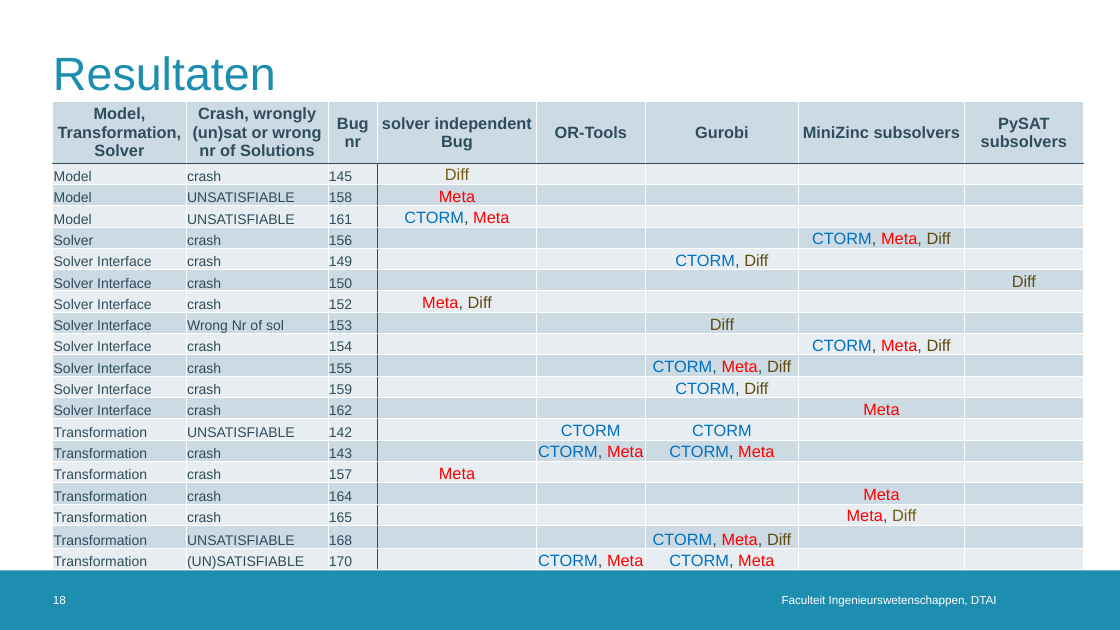
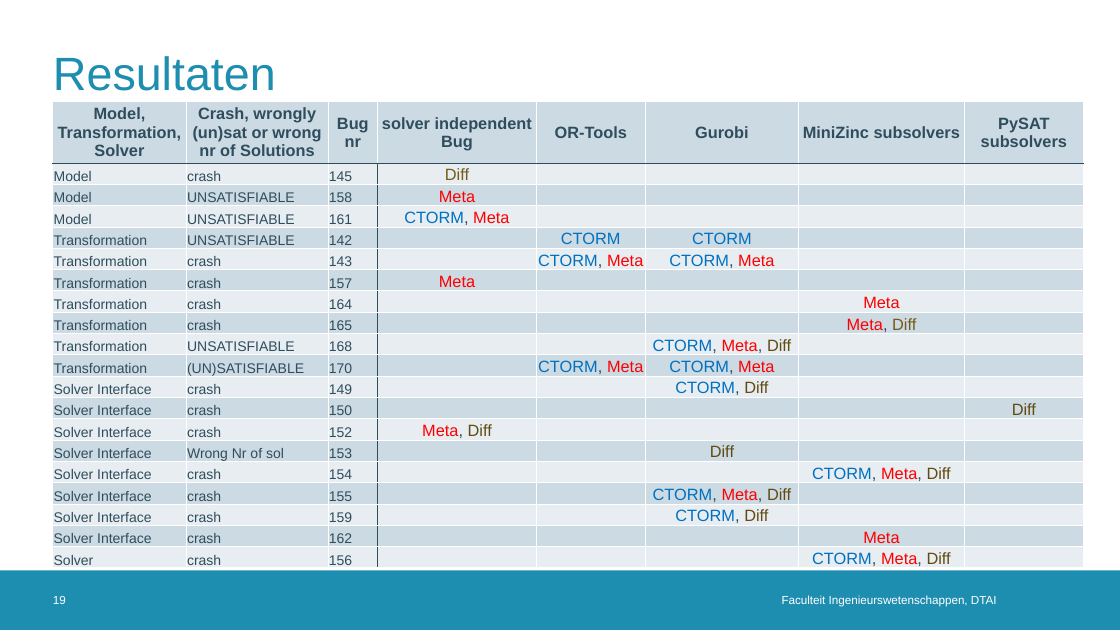
Before and after one commit to rubenkindt/Masterproef-paper-RubenKindt, a slide deck: slide 19 of Milestones/M10 defence/M10.pptx (slide 18 before the commit). Drawn at 1120x630 pixels with LibreOffice and Linux fonts; fonts in the diff are those of the drawing; background and template pictures are left out. Boxes give left, top, right and bottom in pixels: in the first picture for what was removed or moved away, otherwise in the second. Text is boxed around its words. In the diff, an @@ line names an element or a change of style, - is before the commit and + after.

Commit message:
updated presentation

```diff
--- a/Milestones/M10 defence/M10.pptx
+++ b/Milestones/M10 defence/M10.pptx
@@ table at bbox=[53, 101, 1084, 570] @@
-row 5: Solver | crash | 156 |  |  |  | CTORM, Meta, Diff | 
+row 5: Transformation | UNSATISFIABLE | 142 |  | CTORM | CTORM |  | 
+row 6: Transformation | crash | 143 |  | CTORM, Meta | CTORM, Meta |  | 
+row 7: Transformation | crash | 157 | Meta |  |  |  | 
+row 8: Transformation | crash | 164 |  |  |  | Meta | 
+row 9: Transformation | crash | 165 |  |  |  | Meta, Diff | 
+row 10: Transformation | UNSATISFIABLE | 168 |  |  | CTORM, Meta, Diff |  | 
+row 11: Transformation | (UN)SATISFIABLE | 170 |  | CTORM, Meta | CTORM, Meta |  | 
-row 14: Transformation | UNSATISFIABLE | 142 |  | CTORM | CTORM |  | 
-row 15: Transformation | crash | 143 |  | CTORM, Meta | CTORM, Meta |  | 
-row 16: Transformation | crash | 157 | Meta |  |  |  | 
-row 17: Transformation | crash | 164 |  |  |  | Meta | 
-row 18: Transformation | crash | 165 |  |  |  | Meta, Diff | 
-row 19: Transformation | UNSATISFIABLE | 168 |  |  | CTORM, Meta, Diff |  | 
-row 20: Transformation | (UN)SATISFIABLE | 170 |  | CTORM, Meta | CTORM, Meta |  | 
+row 20: Solver | crash | 156 |  |  |  | CTORM, Meta, Diff | 
```
Also in this commit, not shown: 9 other slides changed, 1 slide added, 1 slide removed, 5 other files.
